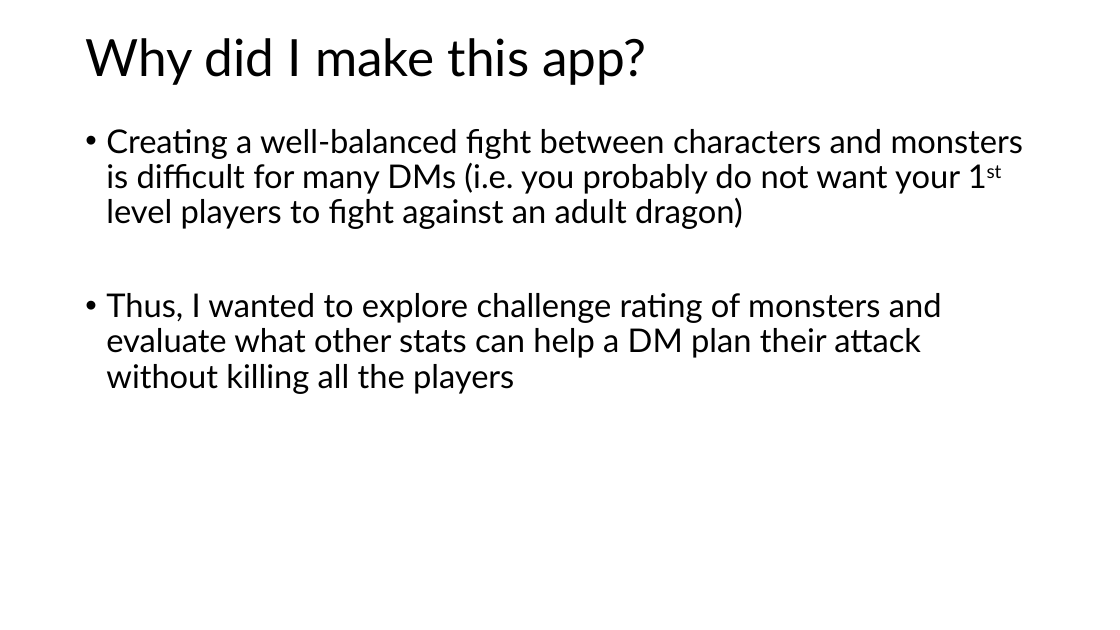
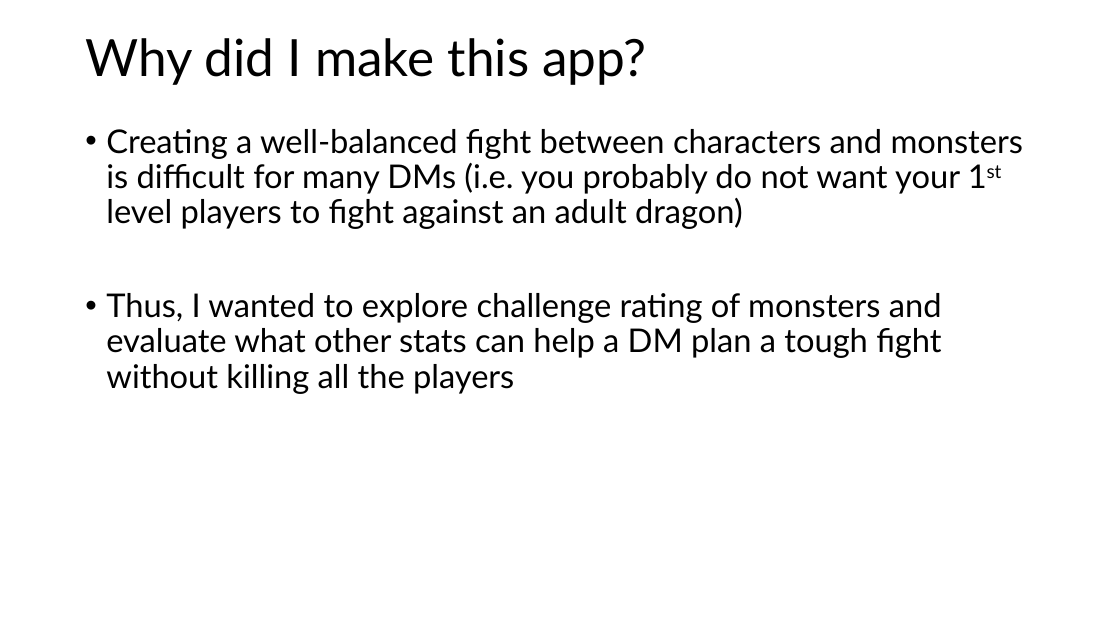
Before and after one commit to odelmas-sci/824-final, a slide deck: slide 6 of Monsters of Dungeons and Dragons.pptx. Drawn at 1120x630 pixels with LibreOffice and Linux fonts; fonts in the diff are those of the drawing. Boxes give left, top, right and bottom in pixels: in the first picture for what was removed or moved away, otherwise in the second. Text is boxed around its words. In the diff, an @@ line names an element or a change of style, - is before the commit and + after.

```diff
--- a/Monsters of Dungeons and Dragons.pptx
+++ b/Monsters of Dungeons and Dragons.pptx
@@ text at [106,293,942,394]: text changed @@
-• Thus, I wanted to explore challenge rating of monsters and evaluate what other stats can help a DM plan their attack without killing all the players
+• Thus, I wanted to explore challenge rating of monsters and evaluate what other stats can help a DM plan a tough fight without killing all the players
```
Also in this commit, not shown: 13 other slides changed, 1 slide added.
